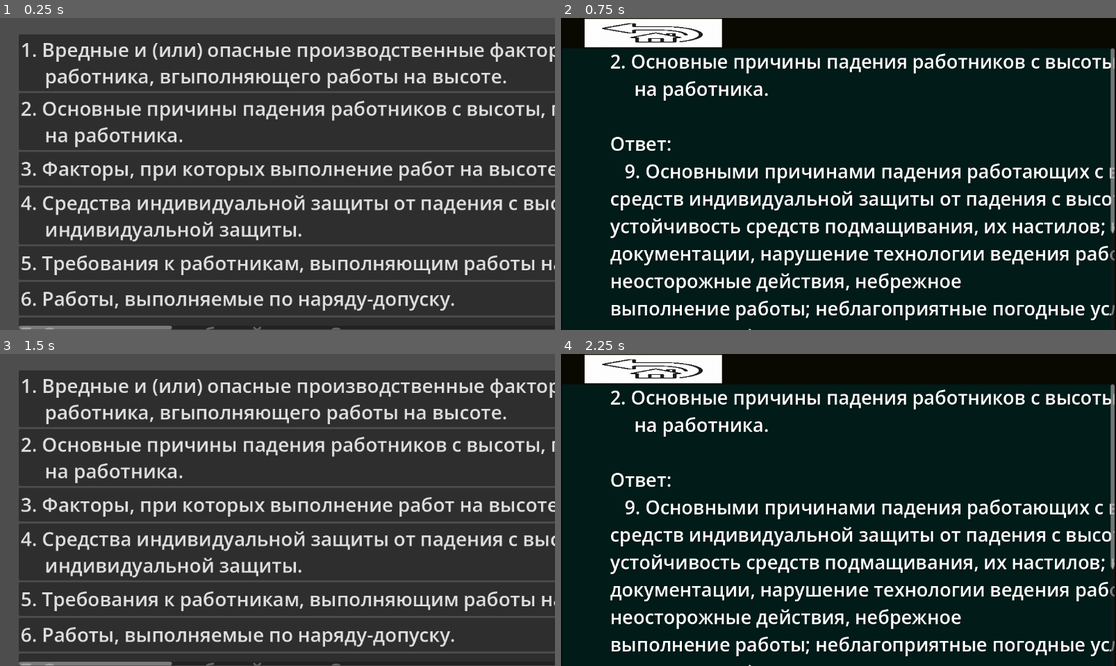
Above: before the commit, frames 1-4 (two rows, left to right).
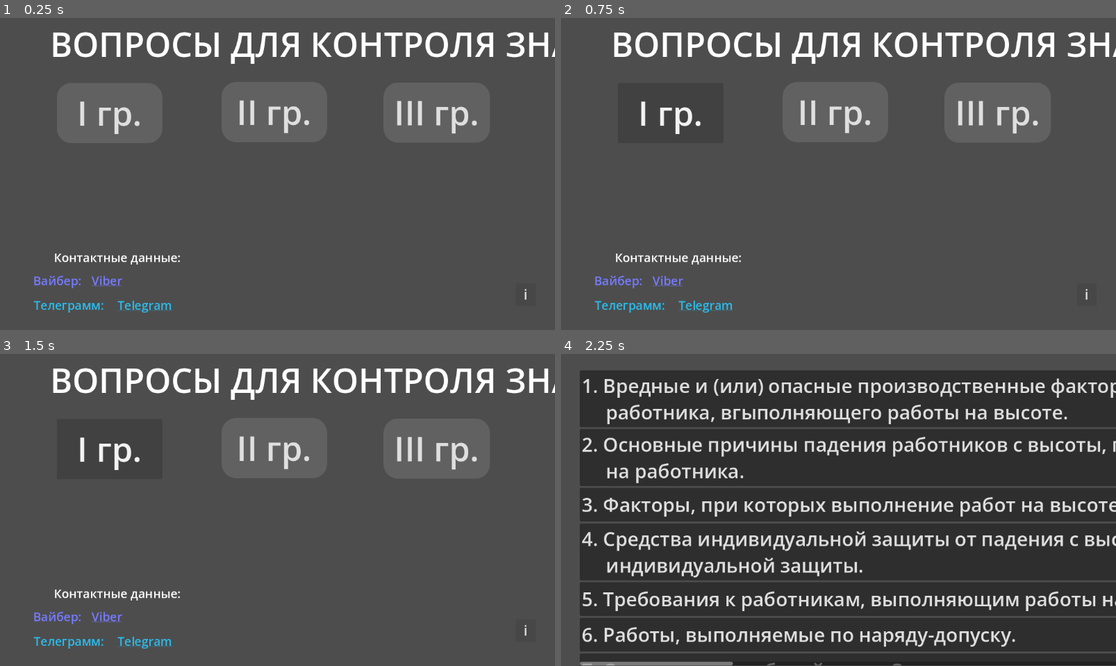
Above: after the commit, the same moments.

Repository: MV1312/labor_protection
Game: Godot game, scene res://scenes/main.tscn
Same seed, same stepped clock (60 frames per second), same inputs: the game is played once before the commit and once after it. Before the commit the project starts from res://scenes/questions_ 2.tscn.
Inputs (mouse positions are in pixels of both pictures, inside the frame that each line leads up to; where the layout moved, square brackets give the same spot in the first picture):
- Up to frame 1 (0.25 s): no input
- Up to frame 2 (0.75 s): click (672, 111) at 0.5 s, where only the run after the commit has a clickable "I гр."
- Up to frame 3 (1.5 s): click (111, 447) [94, 369] at 1.25 s
- Up to frame 4 (2.25 s): click (832, 447) at 2 s, where only the run after the commit has a clickable "II гр."

The runs differ from the first frame. In frame 1, 85% of the frame differs, in the area x 3-100%, y 4-100%; in frame 2, 99%, in the area x 0-100%, y 0-100%; in frame 3, 83%; in frame 4, 99%.

Commit message:
refactoring bags

Diff:
--- a/project.godot
+++ b/project.godot
@@ -11,8 +11,8 @@
 [application]
 
 config/name="OT"
-run/main_scene="res://scenes/questions_ 2.tscn"
-config/features=PackedStringArray("4.6", "Mobile")
+run/main_scene="uid://ciq7xo3obxfhx"
+config/features=PackedStringArray("4.7", "Mobile")
 config/icon="res://icon.svg"
 
 [physics]
--- /dev/null
+++ b/scenes/info.gd
@@ -0,0 +1,4 @@
+extends Button
+
+func _on_about_button_pressed() -> void:
+	$InfoDialog.popup_centered()  # Покажет окно по центру экрана
--- /dev/null
+++ b/scenes/main.gd
@@ -0,0 +1,9 @@
+extends Control
+
+
+func _on_button_2_pressed() -> void:
+	get_tree().change_scene_to_file("res://scenes/questions_ 2.tscn")
+
+
+func _on_info_pressed() -> void:
+	pass # Replace with function body.
--- a/scenes/main.tscn
+++ b/scenes/main.tscn
@@ -2,24 +2,32 @@
 
 [ext_resource type="Script" uid="uid://itohrynbum5e" path="res://rich_text_label.gd" id="1_0wfyh"]
 [ext_resource type="Script" uid="uid://berxmgr0j1k4o" path="res://scripts/rich_text_label_2.gd" id="1_o5qli"]
+[ext_resource type="Script" uid="uid://eotr7xmfbr35" path="res://scenes/main.gd" id="1_sugp2"]
+[ext_resource type="Script" uid="uid://bq761iqbgxs6r" path="res://scenes/info.gd" id="4_jyhfs"]
 
 [sub_resource type="StyleBoxFlat" id="StyleBoxFlat_0wfyh"]
+bg_color = Color(0.38109186, 0.38109186, 0.38109186, 1)
 corner_radius_top_left = 30
 corner_radius_top_right = 30
 corner_radius_bottom_right = 30
 corner_radius_bottom_left = 30
 
 [sub_resource type="StyleBoxFlat" id="StyleBoxFlat_sugp2"]
+bg_color = Color(0.38109186, 0.38109186, 0.38109186, 1)
 corner_radius_top_left = 30
 corner_radius_top_right = 30
 corner_radius_bottom_right = 30
 corner_radius_bottom_left = 30
 
 [sub_resource type="StyleBoxFlat" id="StyleBoxFlat_jyhfs"]
+bg_color = Color(0.38109186, 0.38109186, 0.38109186, 1)
 corner_radius_top_left = 30
 corner_radius_top_right = 30
 corner_radius_bottom_right = 30
 corner_radius_bottom_left = 30
+
+[sub_resource type="StyleBoxFlat" id="StyleBoxFlat_tbgi4"]
+bg_color = Color(0.27823344, 0.2782335, 0.2782334, 1)
 
 [node name="Control" type="Control" unique_id=1838972906]
 layout_mode = 3
@@ -28,6 +36,7 @@
 anchor_bottom = 1.0
 grow_horizontal = 2
 grow_vertical = 2
+script = ExtResource("1_sugp2")
 metadata/_edit_lock_ = true
 
 [node name="TelegramLabel" type="RichTextLabel" parent="." unique_id=1124756761]
@@ -78,7 +87,7 @@
 offset_right = 112.399994
 offset_bottom = 9.063965
 theme_override_font_sizes/normal_font_size = 25
-text = "Вопросы / Предложения:"
+text = "Контактные данные:"
 metadata/_edit_lock_ = true
 
 [node name="Header" type="Label" parent="." unique_id=1933942826]
@@ -137,3 +146,46 @@
 theme_override_font_sizes/font_size = 70
 theme_override_styles/normal = SubResource("StyleBoxFlat_jyhfs")
 text = " III гр. "
+metadata/_edit_lock_ = true
+
+[node name="Info" type="Button" parent="." unique_id=1494870071]
+layout_mode = 1
+anchors_preset = -1
+anchor_left = 0.93000007
+anchor_top = 0.887
+anchor_right = 0.96500003
+anchor_bottom = 0.924
+offset_left = -0.36010742
+offset_top = -23.776001
+offset_right = 0.3199463
+offset_bottom = -0.75201416
+theme_override_font_sizes/font_size = 29
+theme_override_styles/normal = SubResource("StyleBoxFlat_tbgi4")
+text = "i"
+script = ExtResource("4_jyhfs")
+metadata/_edit_lock_ = true
+
+[node name="InfoDialog" type="AcceptDialog" parent="." unique_id=735011659]
+oversampling_override = 1.0
+position = Vector2i(0, 36)
+size = Vector2i(5819, 522)
+dialog_text = "О приложении
+
+«Тест-драйв знаний» — простые вопросы с ответами.
+
+Как пользоваться:
+На экране — список квалификационных груп, при нажатии на одну из груп появляются вопросы в виде кнопок. Нажмите на любой вопрос — моментально увидите правильный ответ. Листайте вниз для новых вопросов.
+
+Для кого:
+Для тех, кто хочет проверить себя по теме: охрана труда при выполнении работ на высоте
+
+Важно!!!
+✔ Приложение работает полностью офлайн.
+✔ Никаких персональных данных не собирает.
+✔ Не требует доступа к контактам, камере или звонкам.
+✔ Создано физическим лицом — гражданином Республики Беларусь.
+
+
+Отдельная благодарность, при создании приложения, семье Астапова Д.Э."
+
+[connection signal="pressed" from="Button2" to="." method="_on_button_2_pressed"]
--- a/scripts/questions_2.gd
+++ b/scripts/questions_2.gd
@@ -30,6 +30,7 @@
 	числе дыма от действующих дымовых труб
      • высокие ветровые нагрузки; потеря прочности стационарно установленных лестниц, площадок, настилов,
 	наружных трапов, металлических скоб, вмонтированных в ствол дымовой трубы.
+
 "],
 	["2. Основные причины падения работников с высоты, причины падения предметов \n     на работника.", "Ответ:
 		   9. Основными причинами падения работающих с высоты являются: отсутствие ограждений,
@@ -44,7 +45,9 @@
 работающие, выполняющие работы на высоте, должны применять средства индивидуальной
 защиты головы (защитная каска, застегнутая на подбородочный ремень)
 	 14. Работающие, не использующие необходимые средства индивидуальной защиты от падения с высоты (системы
-	обеспечения безопасности работ на высоте), к работам на высоте не допускаются. "],
+	обеспечения безопасности работ на высоте), к работам на высоте не допускаются.
+
+	"],
 	["3. Факторы, при которых выполнение работ на высоте должно быть прекращено.", "Ответ:
 		10. Работы на высоте на открытом воздухе, в том числе в безопорном пространстве, за
 исключением работ по предотвращению ситуаций, создающих угрозу жизни, здоровью работающих и иных лиц (далее
@@ -57,7 +60,9 @@
      • при монтаже (демонтаже)
 конструкций с большой парусностью при скорости ветра 10 м/с и более.
       При выполнении работ по предотвращению аварийных ситуаций в условиях, указанных в части первой настоящего
-	пункта, определяются меры и условия, обеспечивающие безопасное их проведение."],
+	пункта, определяются меры и условия, обеспечивающие безопасное их проведение.
+
+	"],
 	["4. Средства индивидуальной защиты от падения с высоты. Выбор средств \n     индивидуальной защиты.", "Ответ:
 		1. 11. Для предотвращения или уменьшения воздействия вредных и (или) опасных производственных
 		факторов работающие, выполняющие работы на высоте, помимо средств индивидуальной защиты, должны
@@ -80,7 +85,9 @@
 средств индивидуальной защиты, а также иные сведения должны содержаться в эксплуатационных документах на эти
 средства индивидуальной защиты.
      14. Работающие, не использующие необходимые средства индивидуальной защиты от падения с высоты (системы
-	обеспечения безопасности работ на высоте), к работам на высоте не допускаются."],
+	обеспечения безопасности работ на высоте), к работам на высоте не допускаются.
+
+	"],
 	["5. Требования к работникам, выполняющим работы на высоте.", "Ответ:
 		48. К работам на высоте допускаются лица, прошедшие медицинский осмотр
 в порядке, установленном законодательством, обучение, стажировку, инструктаж и проверку знаний по вопросам охраны
@@ -90,7 +97,9 @@
 		этим отдельным видам работ с повышенной опасностью, выполняемым на высоте.
         Допуск работающих к непосредственному выполнению работ на высоте осуществляется с учетом их психофизиологического
 		состояния (при отсутствии видимых признаков недомогания, нарушений координации движений, Иных отклонений от
-		обычного поведения)."],
+		обычного поведения).
+
+		"],
 	["6. Работы, выполняемые по наряду-допуску.", "Ответ:
 		23. С разработанными мероприятиями по предотвращению аварийных ситуаций при выполнении работ на высоте, указанными
 		в технологической и (или) проектной документации, наряде-допуске работающие должны быть ознакомлены под подпись.
@@ -126,7 +135,9 @@
      • средства освещения рабочих мест, проходов к ним;
      • средства (способы) сигнализации и электросвязи;
      • мероприятия по предупреждению падения на работающих изделий, предметов или материалов со зданий, сооружений или поверхностей,
-расположенных выше рабочего места."],
+расположенных выше рабочего места.
+
+"],
 	["7. Определение рабочей зоны. Опасные зоны.", "Ответ:
 		29. К опасным зонам следует относить зоны:
        • в которых существуют профессиональные риски, связанные с возможным падением
@@ -148,7 +159,9 @@
        • вокруг антенн, мачт, труб и башен при их эксплуатации и ремонте, определяемые
 расстоянием от центра опоры, (антенны, мачты, трубы, башни), равным 1/3 их высоты;
        • разлета раскаленных частиц металла при проведении огневых работ;
-		• иные зоны, определенные с учетом идентификации опасностей."],
+		• иные зоны, определенные с учетом идентификации опасностей.
+
+		"],
 	["8. Требования по охране труда к рабочему месту.", "Ответ:
 		 35. Средства технологического обеспечения и материалы, используемые при
 выполнении работы на высоте, должны применяться с обеспечением мер безопасности, исключающих их
@@ -161,6 +174,7 @@
 на рабочем месте на высоте, должны быть закреплены или убраны.
         Хранение и транспортирование материалов производятся в соответствии
 с эксплуатационными документами изготовителей.
+
 "],
 	["9. Требования по охране труда к ограждениям и их виды.", "Ответ:
 		Ограждения должны быть прочными, устойчивыми и надежно закрепленными. Защитные ограждения
@@ -172,7 +186,9 @@
 	конструкции которого расположены в вертикальной плоскости, служащее для предотвращения
 падения работающего;
 	 • сигнальное ограждение - предохранительное ограждение, предназначенное для обозначения опасной
-	зоны, в пределах которой имеется опасность;"],
+	зоны, в пределах которой имеется опасность;
+
+	"],
 	["10. Общие требования по охране труда к оборудованию, механизмам и ручному \n      инструменту.", "Ответ: "],
 	["11. Типы лестниц. Их устройство и условия содержания.", "Ответ: "],
 	["12. Регистрация лестниц в журнале учета и осмотра лестниц. Периодичность \n      осмотра лестниц. Установка и закрепление лестниц. Осмотр перед работой.", "Ответ: "],
Not shown, added: scenes/info.gd.uid
Not shown, added: scenes/main.gd.uid
